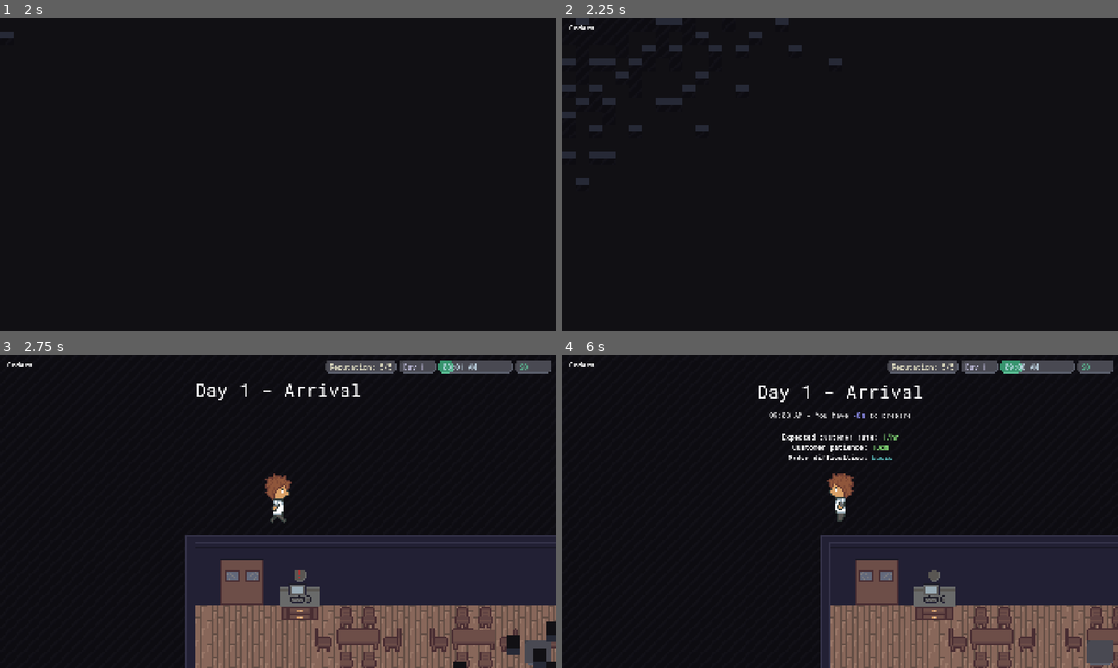
Above: before the commit, frames 1-4 (two rows, left to right).
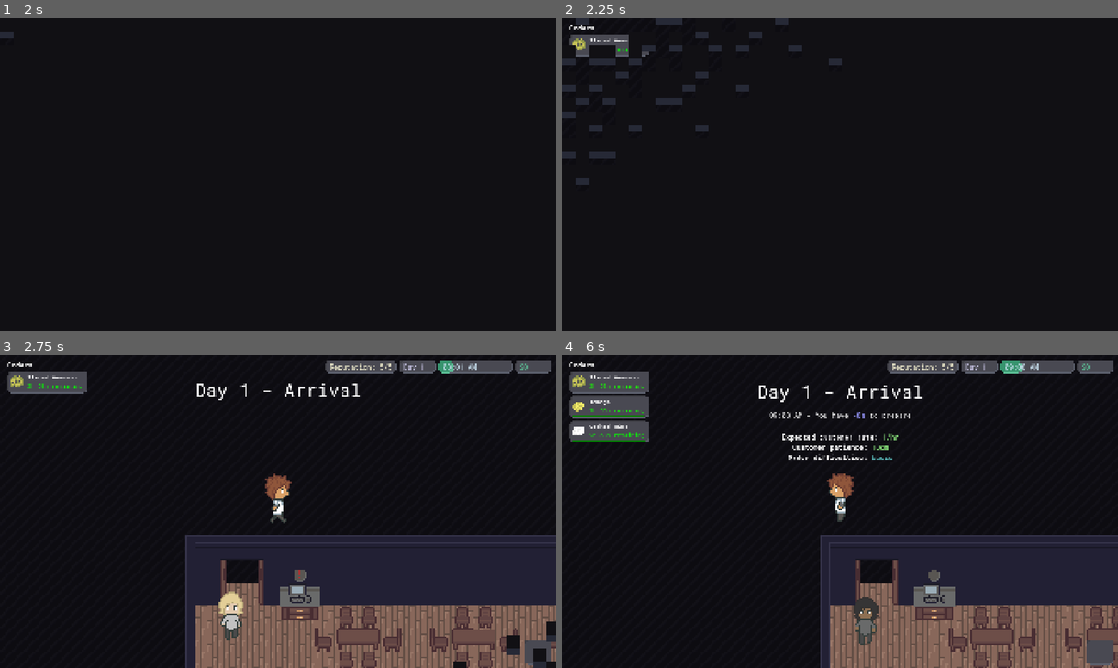
Above: after the commit, the same moments.

Repository: Glitch752/SushiFactory
Game: Godot game, scene res://Menu.tscn
Two runs of this game, one before a commit and one after it. Both use one fixed random seed, a clock stepped at 60 frames per second and the inputs below.
Inputs (mouse positions are in pixels of both pictures, inside the frame that each line leads up to):
- Up to frame 1 (2 s): click "Play" at 0.5 s; click "Play" at 1.25 s
- Up to frame 2 (2.25 s): tap Enter at 2 s; move the mouse to (962, 158) at 2.02 s; hold D (move_right) from 2.03 s (still down); tap P at 2.1 s; click (962, 158) at 2.17 s
- Up to frame 3 (2.75 s): keep holding D (move_right)
- Up to frame 4 (6 s): release D (move_right) at 2.75 s; drag from (728, 527) to (856, 511) at 2.77 s; move the mouse to (895, 442) at 3.52 s; hold D (move_right) 3.53-4.25 s; hold Q (secondary_interact) 3.53-4.25 s; tap P at 3.8, 5.3 s; drag from (812, 574) to (812, 477) at 4.27 s; move the mouse to (1006, 558) at 5.02 s; hold A (move_left) 5.03-5.75 s; tap 0 at 5.1 s; drag from (673, 464) to (878, 580) at 5.77 s

Frame 1 is identical in both runs. In frame 2, 0.6% of the frame differs, in the area x 1-16%, y 5-13%; in frame 3, 2.2%; in frame 4, 4.2%, in the area x 1-60%, y 5-93%.

Commit message:
Footstep and door sound effects

Diff:
--- a/scripts/customer_manager_singleton.gd
+++ b/scripts/customer_manager_singleton.gd
@@ -96,6 +96,16 @@
             spawn_customer()
 
     process_customers(delta)
+
+# For debugging only!
+func _unhandled_input(event):
+    # Disable in builds in case I forget :)
+    if OS.has_feature("release") or OS.has_feature("production"):
+        return
+
+    if event is InputEventKey and event.pressed and not event.echo:
+        if event.keycode == KEY_P:
+            spawn_customer()
 
 ############### Customer movement and orders
 
--- a/world/characters/Customer.tscn
+++ b/world/characters/Customer.tscn
@@ -37,6 +37,7 @@
 [ext_resource type="SpriteFrames" uid="uid://cogytknhkd01n" path="res://world/characters/characters_6_hair_0.tres" id="30_jme2h"]
 [ext_resource type="SpriteFrames" uid="uid://y2bxjsy5y3wt" path="res://world/characters/characters_5_hair_1.tres" id="31_bjlce"]
 [ext_resource type="SpriteFrames" uid="uid://qoj02ruq5dtd" path="res://world/characters/characters_6_hair_1.tres" id="37_yckeu"]
+[ext_resource type="AudioStream" uid="uid://c08y1fogm71n2" path="res://audio/wood_footsteps.wav" id="38_tgvec"]
 
 [sub_resource type="RectangleShape2D" id="RectangleShape2D_6vx3a"]
 size = Vector2(12, 19)
@@ -96,3 +97,9 @@
 [node name="CollisionShape2D" type="CollisionShape2D" parent="MovementInteractionZone"]
 position = Vector2(0, 6)
 shape = SubResource("RectangleShape2D_gcmlm")
+
+[node name="FootstepSounds" type="AudioStreamPlayer2D" parent="."]
+position = Vector2(0, 4)
+stream = ExtResource("38_tgvec")
+max_distance = 200.0
+bus = &"World"
--- a/world/characters/customer.gd
+++ b/world/characters/customer.gd
@@ -23,7 +23,7 @@
         $Hair0Sprite.visible = false
         $Hair1Sprite.visible = false
 
-func _physics_process(delta):
+func _physics_process(delta: float):
     # Find the direction we're moving in based on velocity
     if previous_position == null:
         previous_position = global_position
@@ -47,6 +47,25 @@
             sprite.stop()
             sprite.frame = 0
 
+    play_footsteps(delta, velocity)
+
+@onready var footstepSounds = $FootstepSounds
+@onready var floorTileMap: TileMapLayer = $"../../FloorTileMap"
+var footstep_timer: float = 0.0
+func play_footsteps(delta: float, velocity: Vector2):
+    if velocity.length_squared() > 0:
+        if footstep_timer <= 0.0 and not footstepSounds.playing:
+            var floor_pitch: float = 0.0
+            if floorTileMap:
+                var foot_position = global_position + Vector2(0, 15)
+                var cell = floorTileMap.local_to_map(floorTileMap.to_local(foot_position))
+                var tile = floorTileMap.get_cell_tile_data(cell)
+                floor_pitch = tile.get_custom_data("floor_step_pitch")
+            footstepSounds.pitch_scale = randf_range(0.8, 1.2) + floor_pitch
+            footstepSounds.play()
+            footstep_timer = min(0.25, 1.0 / velocity.length() * 100)
+        footstep_timer -= delta
+
 func animate_all(anim_name: String, speed_scale: float = 1.0):
     for sprite in sprites:
         sprite.animation = anim_name
--- a/world/doors/AnimatedDoor.tscn
+++ b/world/doors/AnimatedDoor.tscn
@@ -1,7 +1,9 @@
-[gd_scene load_steps=4 format=3 uid="uid://dxkion6pwqwbb"]
+[gd_scene load_steps=6 format=3 uid="uid://dxkion6pwqwbb"]
 
 [ext_resource type="Script" uid="uid://v55u322t4k7c" path="res://world/doors/animated_door.gd" id="1_bqffe"]
 [ext_resource type="SpriteFrames" uid="uid://dvwxptk6xh0wk" path="res://world/doors/kitchen_door_sprite_frames.tres" id="1_lfbsc"]
+[ext_resource type="AudioStream" uid="uid://cgm5ul24dovym" path="res://audio/door_open.wav" id="3_1nscb"]
+[ext_resource type="AudioStream" uid="uid://57pj6j67ksfi" path="res://audio/door_close.wav" id="4_ubc7h"]
 
 [sub_resource type="RectangleShape2D" id="RectangleShape2D_lfbsc"]
 size = Vector2(30, 55.5)
@@ -27,7 +29,17 @@
 position = Vector2(16, -17.25)
 shape = SubResource("RectangleShape2D_lfbsc")
 
-[node name="StaticBody2D" type="StaticBody2D" parent="."]
+[node name="DoorOpenSound" type="AudioStreamPlayer2D" parent="."]
+position = Vector2(8, 11)
+stream = ExtResource("3_1nscb")
+max_distance = 300.0
+bus = &"World"
+
+[node name="DoorCloseSound" type="AudioStreamPlayer2D" parent="."]
+position = Vector2(8, 11)
+stream = ExtResource("4_ubc7h")
+max_distance = 300.0
+bus = &"World"
 
 [connection signal="area_entered" from="OpenArea" to="." method="_on_open_area_area_entered"]
 [connection signal="area_exited" from="OpenArea" to="." method="_on_open_area_area_exited"]
--- a/world/doors/KitchenDoor.tscn
+++ b/world/doors/KitchenDoor.tscn
@@ -3,3 +3,9 @@
 [ext_resource type="PackedScene" uid="uid://dxkion6pwqwbb" path="res://world/doors/AnimatedDoor.tscn" id="1_i8v0d"]
 
 [node name="AnimatedDoor" instance=ExtResource("1_i8v0d")]
+
+[node name="DoorOpenSound" parent="." index="3"]
+pitch_scale = 1.3
+
+[node name="DoorCloseSound" parent="." index="4"]
+pitch_scale = 1.3
--- a/world/doors/animated_door.gd
+++ b/world/doors/animated_door.gd
@@ -1,6 +1,8 @@
 extends Node2D
 
 @onready var sprites: Array[AnimatedSprite2D] = [$LeftDoor, $RightDoor]
+@onready var openSound = $DoorOpenSound
+@onready var closeSound = $DoorCloseSound
 
 enum DoorState { Closed, Opening, Open, Closing }
 
@@ -19,6 +21,8 @@
 
 func try_open_door():
     if state == DoorState.Closed or state == DoorState.Closing:
+        openSound.play()
+
         state = DoorState.Opening
         for sprite in sprites:
             sprite.play("default")
@@ -43,6 +47,8 @@
 
 func try_close_door():
     if state == DoorState.Open or state == DoorState.Opening:
+        closeSound.play()
+
         state = DoorState.Closing
         for sprite in sprites:
             sprite.play_backwards("default")
Not shown, added: audio/door.wav.import
Not shown, added: audio/door_close.wav.import
Not shown, added: audio/door_open.wav.import
Not shown: 1 places in world/characters/Customer.tscn that only renumber resources
Not shown, added: audio/door.aup3
Not shown, added: audio/door.aup3-shm
Not shown, added: audio/door.aup3-wal
Not shown, added: audio/door.wav
Not shown, added: audio/door_close.wav
Not shown, added: audio/door_open.wav
Not shown, changed: audio/wood_footsteps.aup3
Not shown, removed: audio/wood_footsteps.aup3-shm
(and 1 more such lines)
